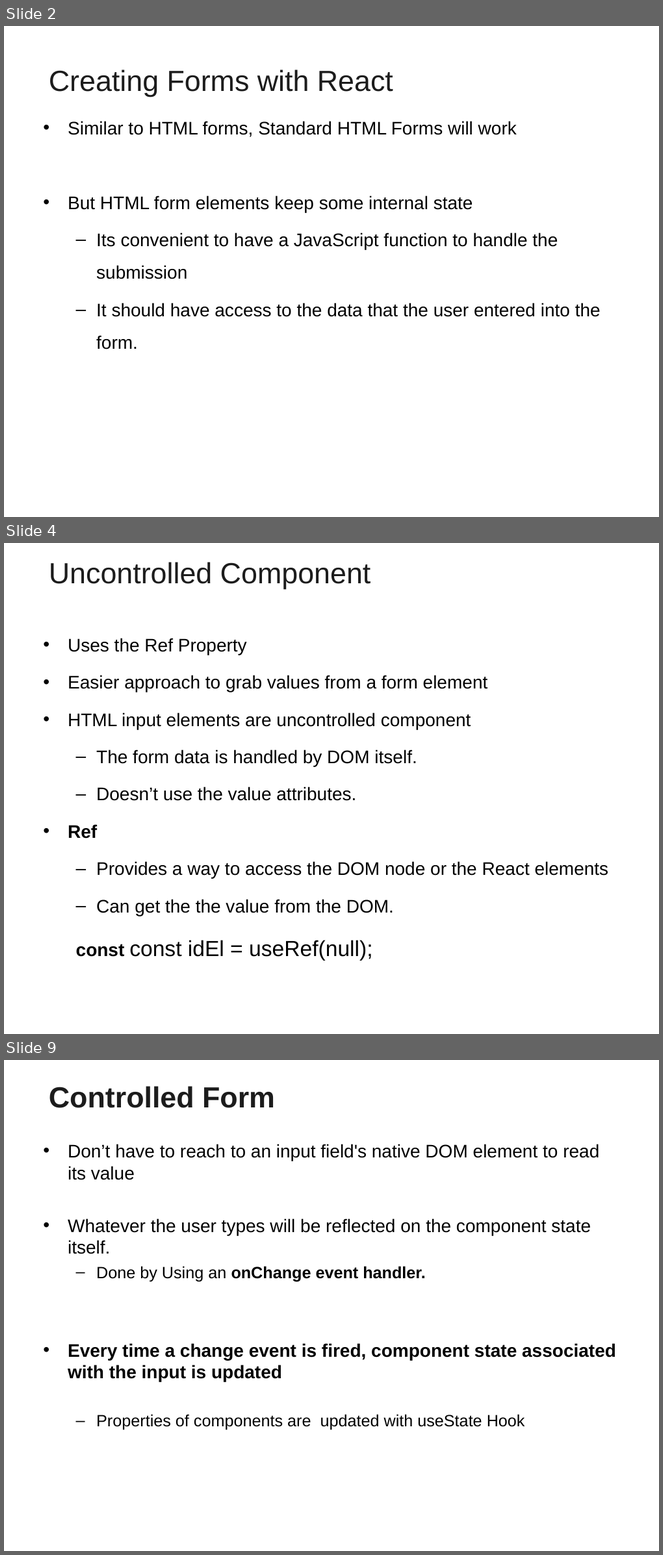
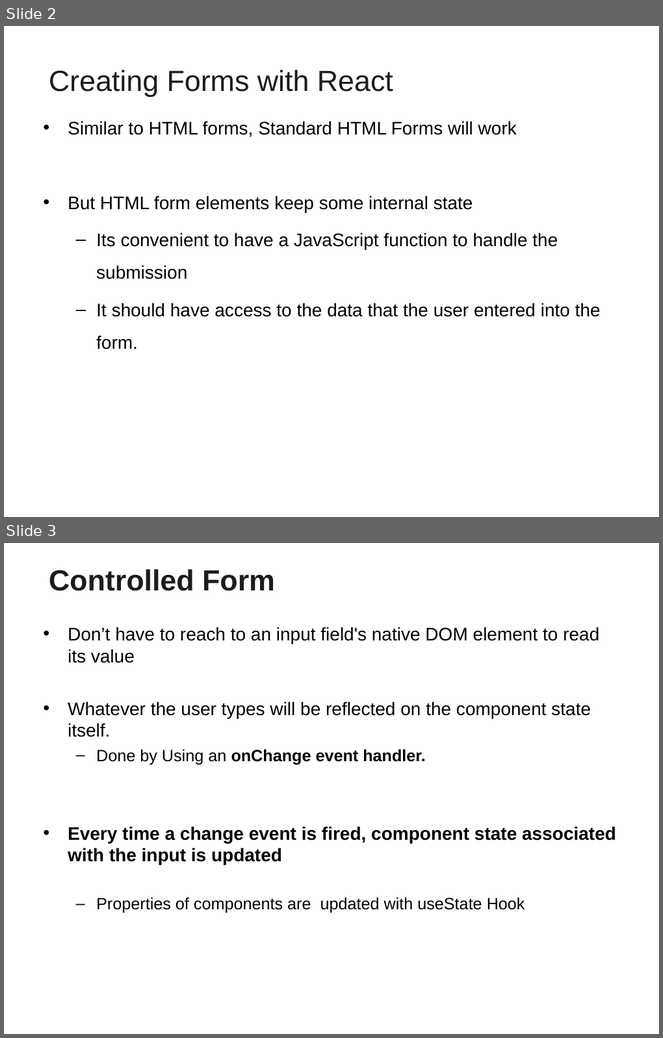
Before and after one commit to vatsanTraining/freshers_dec_2021, a slide deck: ReactJS_Module2.ppt. Shown one above the other, each under a label of ours: slides 2, 4 and 9 before the commit, slides 2 and 3 after it; the slides between them are not shown. The pictures are 663x1555 and 663x1038 pixels, drawn with LibreOffice and Linux fonts; fonts in the diff are those of the drawing; background and template pictures are left out. Boxes give left, top, right and bottom in pixels: in the first picture for what was removed or moved away, otherwise in the second. Text is boxed around its words. In the diff, an @@ line names an element or a change of style, - is before the commit and + after.

```diff
--- a/ReactJS_Module2.ppt
+++ b/ReactJS_Module2.ppt
@@ slide 4 removed at (x1=4, y1=543, x2=659, y2=1034), background picture (left out) @@
@@ title removed at (x1=49, y1=562, x2=371, y2=589) @@
-Uncontrolled Component
@@ text removed at (x1=68, y1=638, x2=609, y2=961) @@
-• Uses the Ref Property
-• Easier approach to grab values from a form element
-• HTML input elements are uncontrolled component
-  – The form data is handled by DOM itself.
-  – Doesn’t use the value attributes.
-• Ref
-  – Provides a way to access the DOM node or the React elements
-  – Can get the the value from the DOM.
-  const const idEl = useRef(null);
@@ what was slide 9 is now slide 3 @@
```
Also in this commit, not shown: 1 slide changed, 18 slides added, 4 other slides removed.
